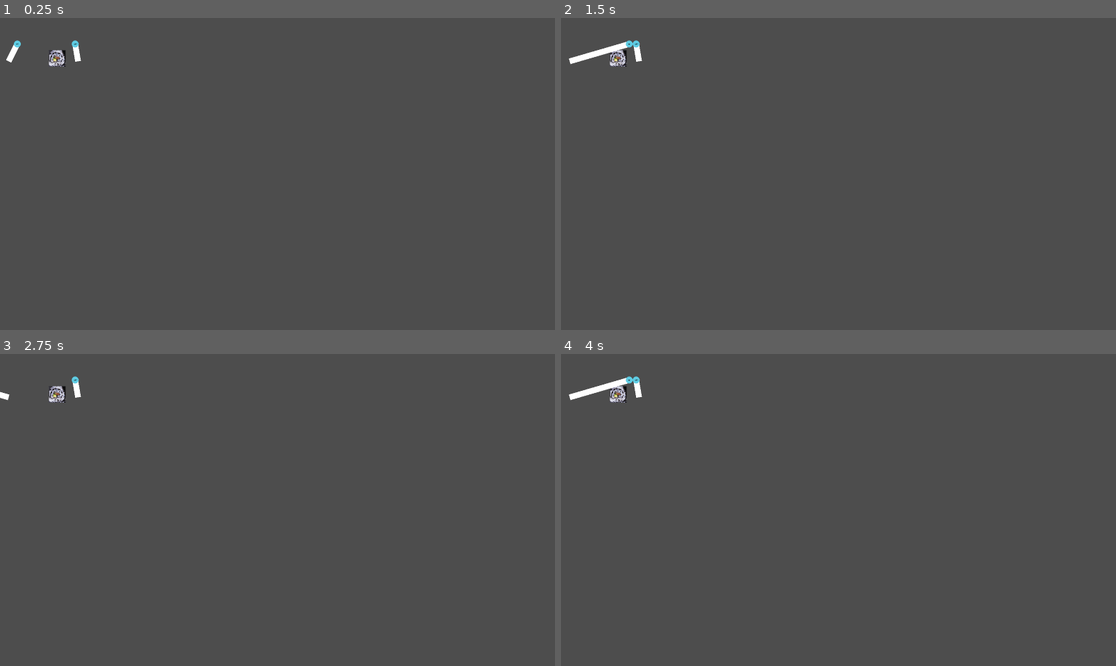
Above: before the commit, frames 1-4 (two rows, left to right).
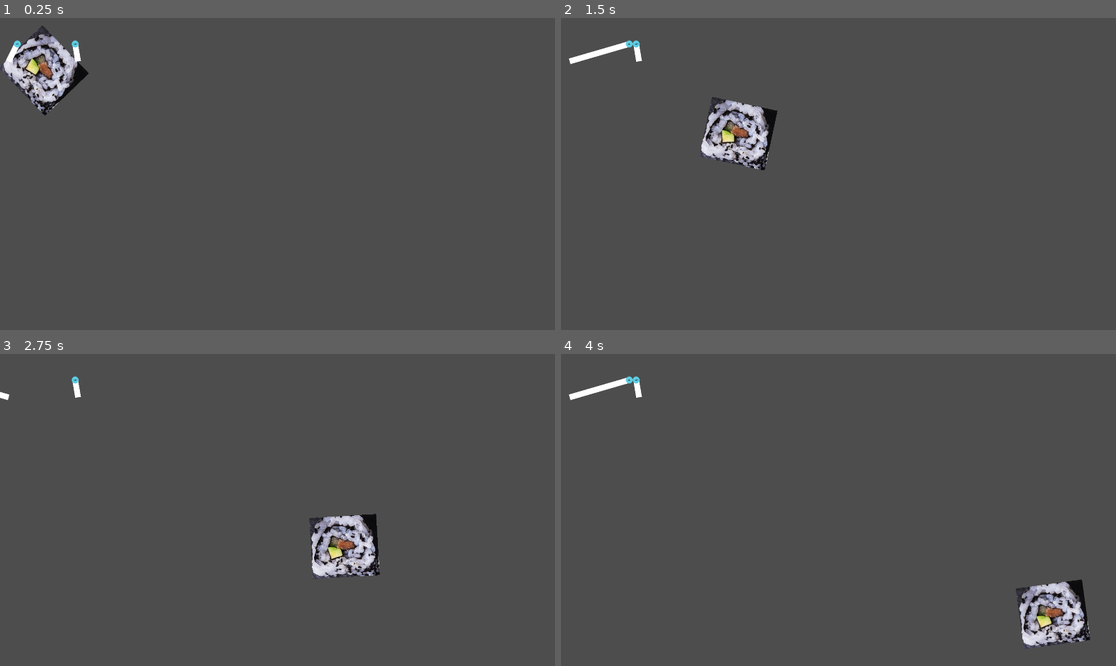
Above: after the commit, the same moments.

Repository: jrattur/GGJ-2024-RoughLaugh
Game: Godot game, scene res://Meka/POV_Prototype.tscn
The game is run twice, just before and just after one commit, with the same random seed, the same clock (stepped at 60 frames per second) and the same inputs.
Inputs:
- Up to frame 1 (0.25 s): no input
- Up to frame 2 (1.5 s): tap Enter (ui_accept) at 0.5, 0.77 s; hold D (l_move_right) from 0.53 s (still down)
- Up to frame 3 (2.75 s): tap Enter (ui_accept) at 1.52 s; release D (l_move_right) at 2.03 s; hold A (l_move_left) from 2.03 s (still down)
- Up to frame 4 (4 s): release A (l_move_left) at 2.78 s; hold D (l_move_right) from 2.78 s (still down); tap Enter (ui_accept) at 3.02, 3.77 s

The runs differ from the first frame. In frame 1, 2.1% of the frame differs, in the area x 0-17%, y 2-32%; in frame 2, 2.3%; in frame 3, 2.3%, in the area x 8-69%, y 10-72%; in frame 4, 2.3%.

Commit message:
Started level 1

Diff:
--- a/GGJ-2024-RoughLaugh/GameScenes/Level1/Level1.tscn
+++ b/GGJ-2024-RoughLaugh/GameScenes/Level1/Level1.tscn
@@ -1,3 +1,20 @@
-[gd_scene format=3 uid="uid://dcamctukbb2nv"]
+[gd_scene load_steps=3 format=3 uid="uid://dcamctukbb2nv"]
+
+[ext_resource type="PackedScene" uid="uid://6glg2m67852o" path="res://GameScenes/Prefabs/StickProjector.tscn" id="1_wkioe"]
+[ext_resource type="PackedScene" uid="uid://bxw886swyr5id" path="res://Player/sushi.tscn" id="2_6kbay"]
 
 [node name="Level1" type="Node2D"]
+
+[node name="StickProjector" parent="." instance=ExtResource("1_wkioe")]
+
+[node name="RigidBody2D" parent="." instance=ExtResource("2_6kbay")]
+position = Vector2(527, 335)
+
+[node name="RigidBody2D2" parent="." instance=ExtResource("2_6kbay")]
+position = Vector2(776, 379)
+
+[node name="RigidBody2D3" parent="." instance=ExtResource("2_6kbay")]
+position = Vector2(1079, 413)
+
+[node name="RigidBody2D4" parent="." instance=ExtResource("2_6kbay")]
+position = Vector2(1387, 464)
--- a/GGJ-2024-RoughLaugh/Player/sushi.tscn
+++ b/GGJ-2024-RoughLaugh/Player/sushi.tscn
@@ -5,7 +5,7 @@
 [sub_resource type="PhysicsMaterial" id="PhysicsMaterial_0f4y3"]
 
 [sub_resource type="RectangleShape2D" id="RectangleShape2D_y2wk7"]
-size = Vector2(62, 63)
+size = Vector2(239, 219)
 
 [node name="RigidBody2D" type="RigidBody2D"]
 collision_layer = 4
@@ -14,10 +14,10 @@
 gravity_scale = 0.0
 
 [node name="CollisionShape2D" type="CollisionShape2D" parent="."]
-position = Vector2(1, 2.5)
+position = Vector2(2, 1)
 shape = SubResource("RectangleShape2D_y2wk7")
 
 [node name="Sushi1" type="Sprite2D" parent="."]
-position = Vector2(2, 3)
-scale = Vector2(0.31768, 0.357143)
+position = Vector2(0, 0.999992)
+scale = Vector2(1.28039, 1.31522)
 texture = ExtResource("1_bjxbw")
--- a/GGJ-2024-RoughLaugh/project.godot
+++ b/GGJ-2024-RoughLaugh/project.godot
@@ -69,13 +69,11 @@
 r_move_up={
 "deadzone": 0.5,
 "events": [Object(InputEventJoypadMotion,"resource_local_to_scene":false,"resource_name":"","device":-1,"axis":3,"axis_value":-1.0,"script":null)
-, Object(InputEventKey,"resource_local_to_scene":false,"resource_name":"","device":-1,"window_id":0,"alt_pressed":false,"shift_pressed":false,"ctrl_pressed":false,"meta_pressed":false,"pressed":false,"keycode":0,"physical_keycode":4194320,"key_label":0,"unicode":0,"echo":false,"script":null)
 ]
 }
 r_move_down={
 "deadzone": 0.5,
 "events": [Object(InputEventJoypadMotion,"resource_local_to_scene":false,"resource_name":"","device":-1,"axis":3,"axis_value":1.0,"script":null)
-, Object(InputEventKey,"resource_local_to_scene":false,"resource_name":"","device":-1,"window_id":0,"alt_pressed":false,"shift_pressed":false,"ctrl_pressed":false,"meta_pressed":false,"pressed":false,"keycode":0,"physical_keycode":4194322,"key_label":0,"unicode":0,"echo":false,"script":null)
 ]
 }
 
